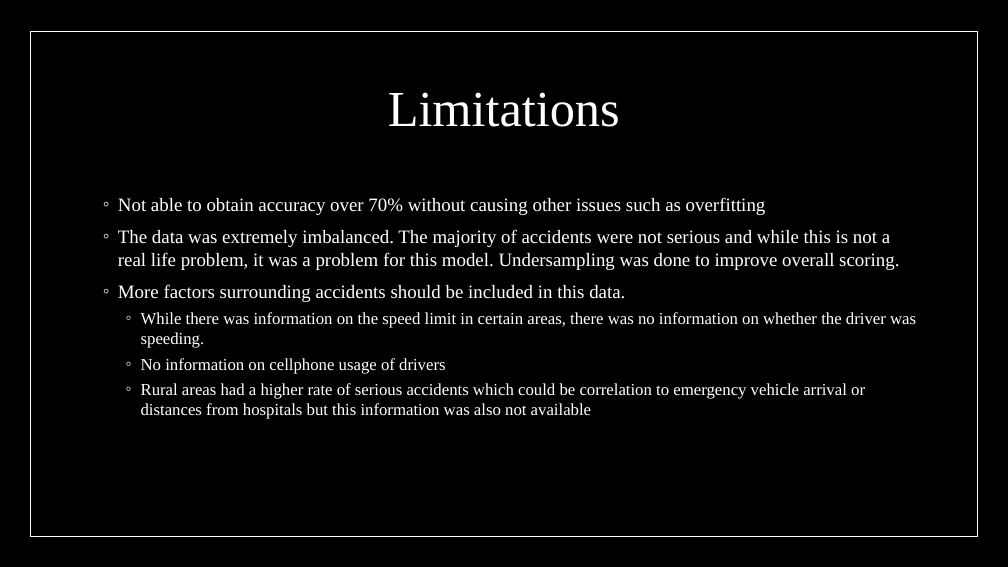
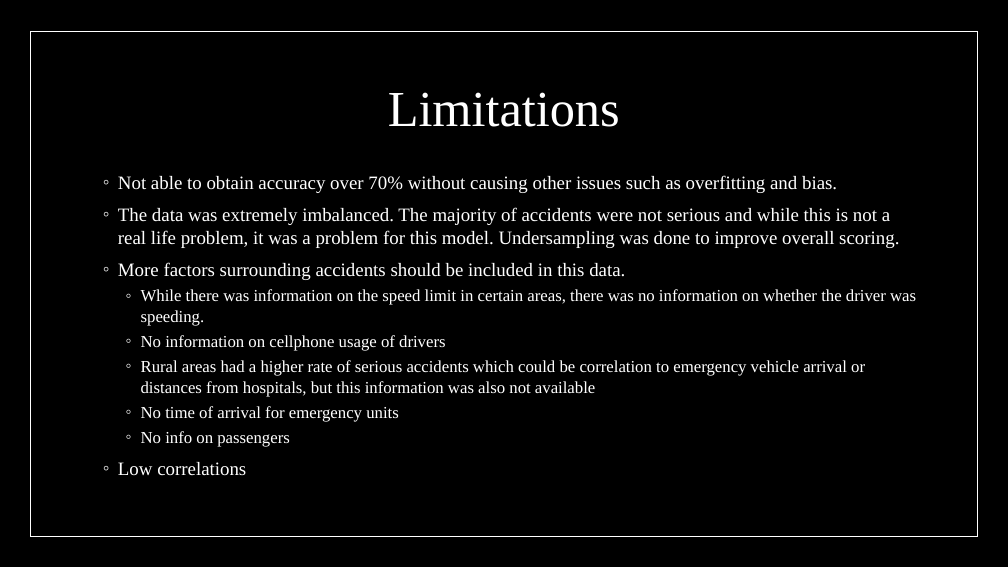
Before and after one commit to GenTaylor/Traffic-Accident-Analysis, a slide deck: slide 46 of Traffic_Analysis_and_Severity_Prediction.pptx (slide 44 before the commit). Drawn at 1008x567 pixels with LibreOffice and Linux fonts; fonts in the diff are those of the drawing. Boxes give left, top, right and bottom in pixels: in the first picture for what was removed or moved away, otherwise in the second. Text is boxed around its words. In the diff, an @@ line names an element or a change of style, - is before the commit and + after.

```diff
--- a/Traffic_Analysis_and_Severity_Prediction.pptx
+++ b/Traffic_Analysis_and_Severity_Prediction.pptx
@@ text "Not able to obtain accuracy ...": place and size @@
-text "Not able to obtain accuracy ..." at [118, 197, 916, 419]
+text "Not able to obtain accuracy ..." at [118, 175, 916, 476]
@@ text at [118, 175, 837, 193]: text changed @@
-◦ Not able to obtain accuracy over 70% without causing other issues such as overfitting
+◦ Not able to obtain accuracy over 70% without causing other issues such as overfitting and bias.
@@ text at [118, 360, 865, 476]: text changed @@
-  ◦ Rural areas had a higher rate of serious accidents which could be correlation to emergency vehicle arrival or distances from hospitals but this information was also not available
+  ◦ Rural areas had a higher rate of serious accidents which could be correlation to emergency vehicle arrival or distances from hospitals, but this information was also not available
+  ◦ No time of arrival for emergency units
+  ◦ No info on passengers
+◦ Low correlations
```
Also in this commit, not shown: 3 other slides changed, 2 slides added.
